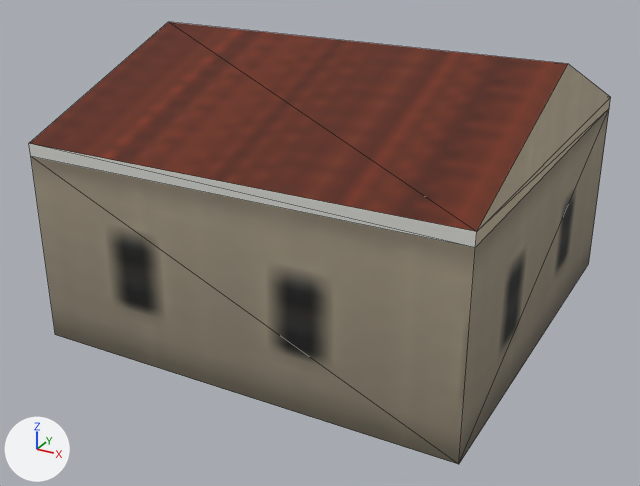
Before and after pictures for a commit that changed the glTF model assets/coronado_kit/buildings/houses/spanish_small/house_spanish_small_far.glb.
The view is the same before and after, from a camera (50 mm lens) standing at (7.36, -14.36, 8.26) and looking at (0.14, -1.24, 1.69). The axes (+X, +Y, +Z) are drawn at lower left. The lights are the same throughout. The picture after the commit comes second. Mesh edges are drawn as thin lines. Vertices at exactly the same position are counted once.

In view in the first picture: 'house_spanish_small_far'.
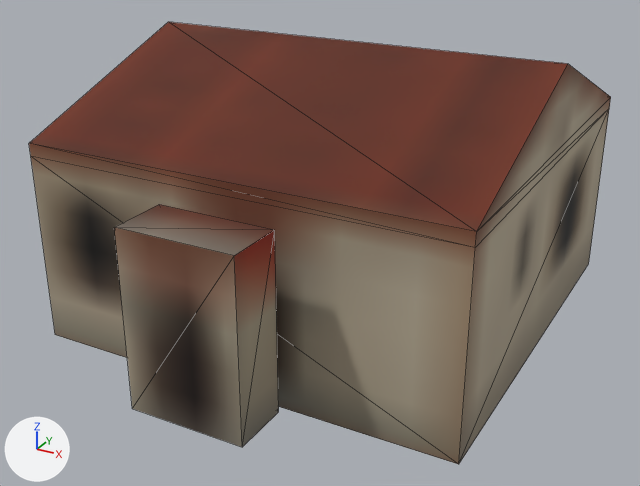
Pixel boxes [x1, y1, x2, y2] of what changed, in the pictures (640 x 486 px):
'house_spanish_small_far', surface changed, reshaped: [29, 22, 611, 464] in both
part 1 of me_house_spanish_small_far, added (brown): after [114, 204, 279, 447]
part 2 of me_house_spanish_small_far, surface changed: [29, 22, 611, 464] in both
part 3 of me_house_spanish_small_far, recoloured: [31, 64, 611, 464] in both

Edits to the bpy script that builds the scene:
```text
Add img_bld_lod_color_png:
    img_bld_lod_color_png = load_image('bld_lod_color.png', '../../../textures/bld_lod_color.png', 2048, 2048, 'sRGB')
Change mat_bld_far:
    where n0 = _N.new('ShaderNodeBsdfPrincipled'); n0.name = 'Principled BSDF'
    n0.inputs[2].default_value: 0.9 -> 0.85  # 'Roughness'
    where n4 = _N.new('ShaderNodeTexImage'); n4.name = 'Image Texture'
    n4.image: img_far_color_png -> img_bld_lod_color_png
    add n4.extension = 'EXTEND'
Change me_house_spanish_small_far:
    used by ob_house_spanish_small_far; location = (0.0, 0.0, 0.0)
    remove me_house_spanish_small_far.from_pydata(...)  # 14 vertices, 22 faces; spans x -4.0..4.0, y -4.0..4.0, z 0.0..5.17
    add me_house_spanish_small_far.from_pydata(...)  # 22 vertices, 32 faces; spans x -4.0..4.0, y -5.75..4.0, z 0.0..5.17
    me_house_spanish_small_far part 1
    8 vertices are added at x -0.64..1.36, y -5.75..-4.75, z 0.5..3.5
    10 new faces join them
    me_house_spanish_small_far part 2: 22 kept faces spanning x -4.0..4.0, y -4.0..4.0, z 0.0..5.17 get new texture (UV) coordinates
    me_house_spanish_small_far part 3: 15 kept faces spanning x -4.0..4.0, y -4.0..4.0, z 0.0..5.17 get new vertex colours
```
